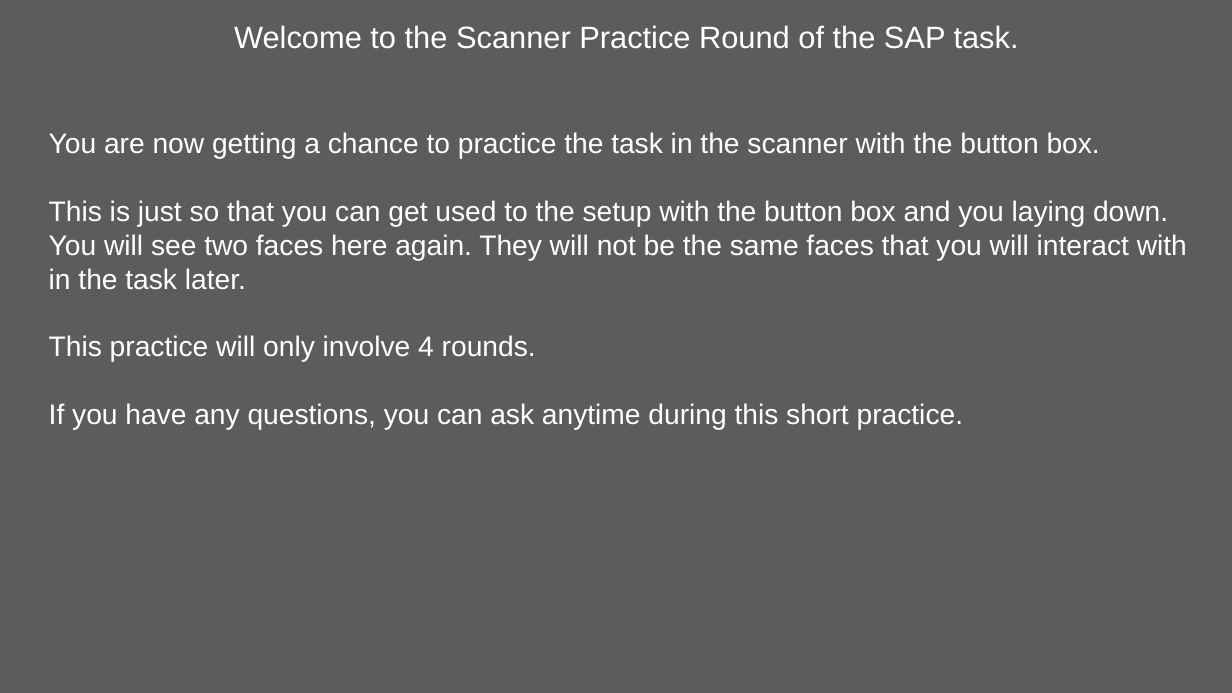
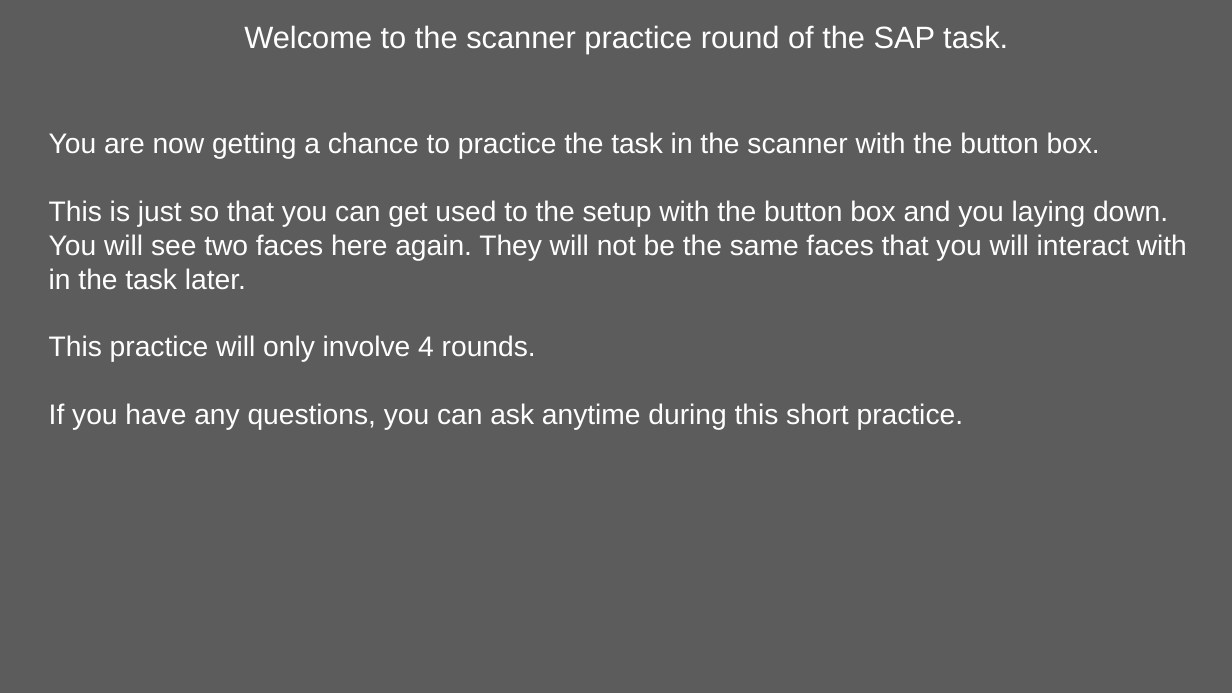
Before and after one commit to kwellstein/social_affective_prediction_task, a slide deck: slide 23 of task/stimuli/originals_SAP_Task.pptx (slide 19 before the commit). Drawn at 1232x693 pixels with LibreOffice and Linux fonts; fonts in the diff are those of the drawing. Boxes give left, top, right and bottom in pixels: in the first picture for what was removed or moved away, otherwise in the second. Text is boxed around its words. In the diff, an @@ line names an element or a change of style, - is before the commit and + after.

```diff
--- a/task/stimuli/originals_SAP_Task.pptx
+++ b/task/stimuli/originals_SAP_Task.pptx
@@ text at <box>244,25,1008,54</box>: text changed @@
-Welcome to the Scanner Practice Round of the SAP task.
+Welcome to the scanner practice round of the SAP task.
```
Also in this commit, not shown: 4 other slides changed, 16 slides added, 31 slides removed, 50 other files.
